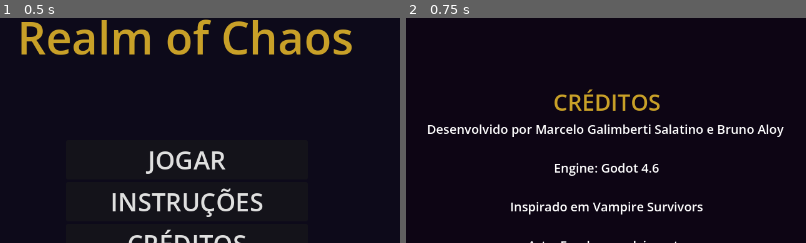
Above: before the commit, frames 1-2 (left to right).
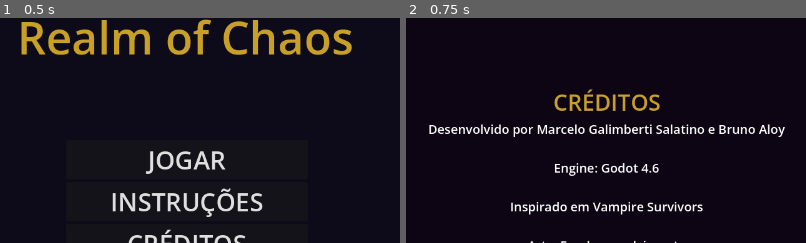
Above: after the commit, the same moments.

Repository: MarceloSalatino-crypto/realm-of-chaos
Game: Godot game, scene res://scenes/main_menu.tscn
Two runs of this game, one before a commit and one after it. Both use one fixed random seed, a clock stepped at 60 frames per second and the inputs below.
Inputs:
- Up to frame 1 (0.5 s): no input
- Up to frame 2 (0.75 s): click "CRÉDITOS" at 0.5 s
The pictures show only the part of the screen within x 25-75%, y 9-59%; the shares and areas given below are measured in that part.

Frame 1 is identical in both runs. In frame 2, 2.3% of the frame differs, in the area x 5-95%, y 47-53%.

Commit message:
.

Diff:
--- a/realm_of_chaos_test/realm-of-chaos/scripts/main_menu.gd
+++ b/realm_of_chaos_test/realm-of-chaos/scripts/main_menu.gd
@@ -18,7 +18,7 @@
 
 func _on_creditos():
 	show_panel("CRÉDITOS",
-	"Desenvolvido por Marcelo Galimberti Salatino e Bruno Aloy \n\nEngine: Godot 4.6\n\nInspirado em Vampire Survivors\n\nArte: Em desenvolvimento\n\nMúsica: Em desenvolvimento")
+	"Desenvolvido por Marcelo Galimberti Salatino e Bruno Aloy\n\nEngine: Godot 4.6\n\nInspirado em Vampire Survivors\n\nArte: Em desenvolvimento\n\nMúsica: Em desenvolvimento")
 
 func show_panel(titulo: String, conteudo: String):
 	var overlay = ColorRect.new()
